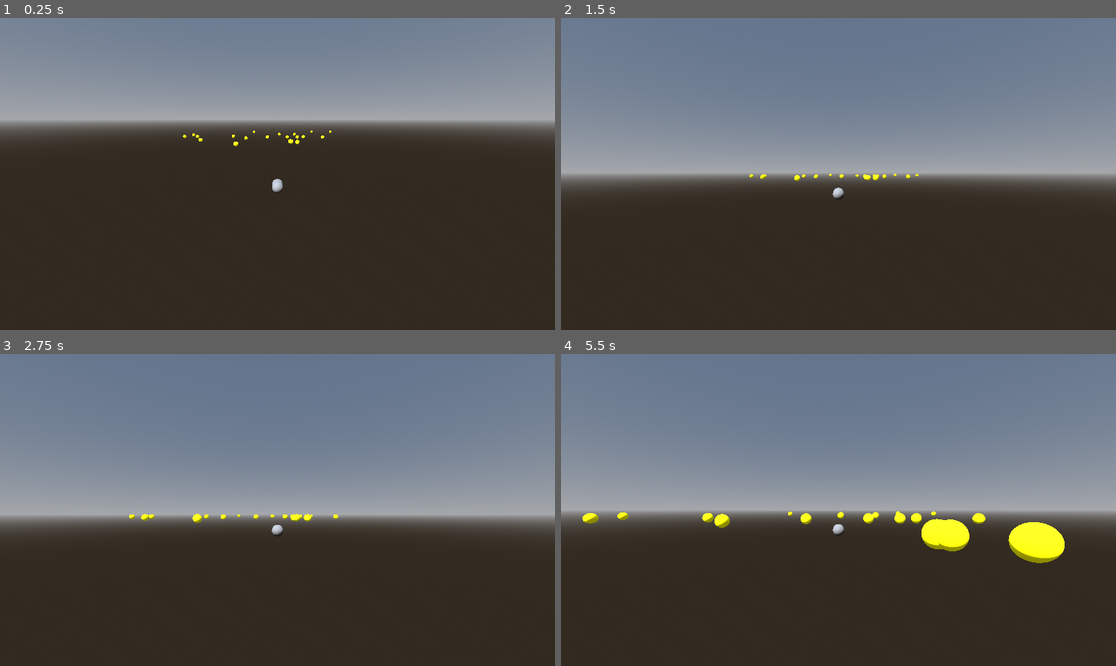
Above: before the commit, frames 1-4 (two rows, left to right).
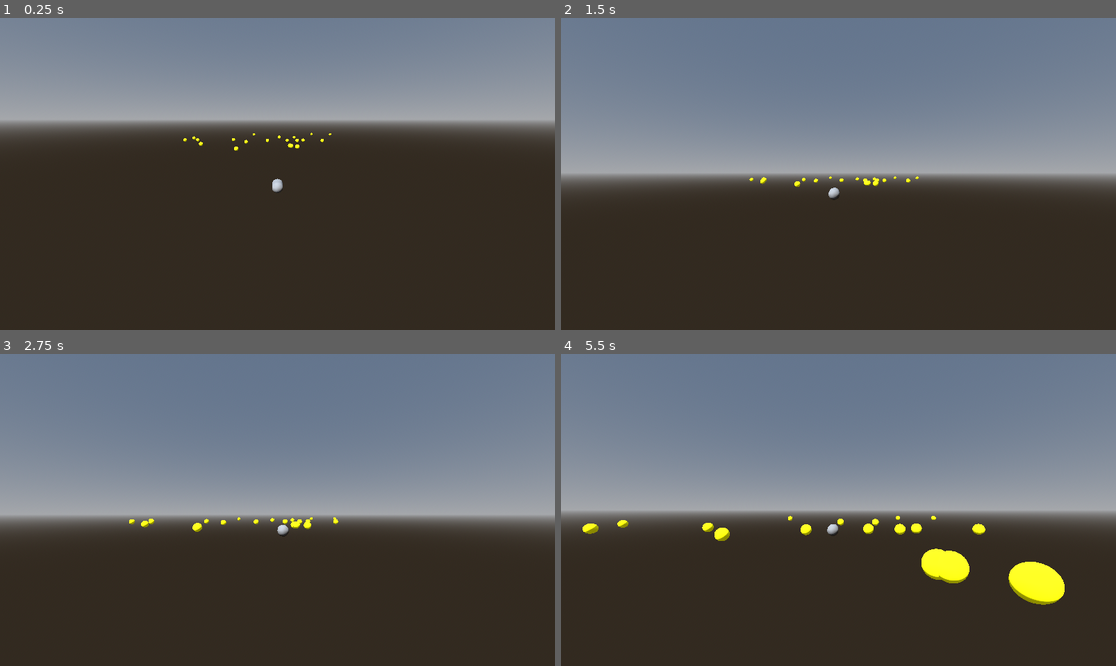
Above: after the commit, the same moments.

Repository: weaponx69/sky-runner
Game: Godot game, scene res://scenes/MainGame.tscn
The game is run twice, just before and just after one commit, with the same random seed, the same clock (stepped at 60 frames per second) and the same inputs.
Inputs (mouse positions are in pixels of both pictures, inside the frame that each line leads up to):
- Up to frame 1 (0.25 s): no input
- Up to frame 2 (1.5 s): tap Enter at 0.5, 0.6, 1.35 s; move the mouse to (866, 174) at 0.52 s; hold Right (ui_right) 0.53-1.28 s; move the mouse to (810, 174) at 1.27 s; hold Left (ui_left) from 1.28 s (still down)
- Up to frame 3 (2.75 s): move the mouse to (288, 503) at 2.02 s; release Left (ui_left) at 2.03 s; hold Right (ui_right) from 2.03 s (still down); tap Enter at 2.1 s
- Up to frame 4 (5.5 s): move the mouse to (832, 516) at 2.77 s; tap Enter every 0.75 s from 2.85 to 5.1 s; move the mouse to (877, 513) at 3.52 s; release Right (ui_right) at 3.53 s; hold Left (ui_left) from 3.53 s (still down); move the mouse to (794, 506) at 4.27 s; move the mouse to (844, 510) at 5.02 s

The runs differ from the first frame. In frame 1, 0.2% of the frame differs, in the area x 32-60%, y 36-43%; in frame 2, 0.3%; in frame 3, 0.5%; in frame 4, 4.8%, in the area x 3-91%, y 50-81%.

Commit message:
Put the angel mesh on the orb level

Diff:
--- a/scripts/Angel.gd
+++ b/scripts/Angel.gd
@@ -4,7 +4,11 @@
 @export var speed: float = 8.0
 @export var strafe_speed: float = 5.0
 @export var mouse_sensitivity: float = 0.002
+@export var boost_speed: float = 25.0
 
+@onready var player_mesh = $PlayerMesh
+@export var sway_max_x: float = 0.5
+@export var sway_speed: float = 10.0
 var pitch: float = 0.0
 
 func _ready():
@@ -31,8 +35,14 @@
 func _physics_process(delta: float) -> void:
 	# Constant speed straight down the world -Z axis
 	velocity = Vector3(0, 0, -speed)
+	# Visual sway/lean for the player mesh based on left/right input
+	var sway_input = Input.get_axis("ui_left", "ui_right")
+	var target_pos_x = sway_input * sway_max_x
+	player_mesh.position.x = lerp(player_mesh.position.x, target_pos_x, sway_speed * delta)
 	move_and_slide()
-
+func apply_boost(direction):
+	# Set the player's velocity directly for an immediate forward push
+	velocity = direction * boost_speed
 func _input(event):
 	if event.is_action_pressed("ui_cancel"):
 		Input.set_mouse_mode(Input.MOUSE_MODE_VISIBLE)
--- a/scripts/LevelGenerator.gd
+++ b/scripts/LevelGenerator.gd
@@ -1,3 +1,4 @@
+# res://scripts/LevelGenerator.gd
 # Replace file content: res://scripts/LevelGenerator.gd
 extends Node3D
 
@@ -17,7 +18,7 @@
 
 		var spawn_position = Vector3(
 			cos(random_angle) * random_distance,
-			1.0,
+		0.0,
 			sin(random_angle) * random_distance
 		)
 
